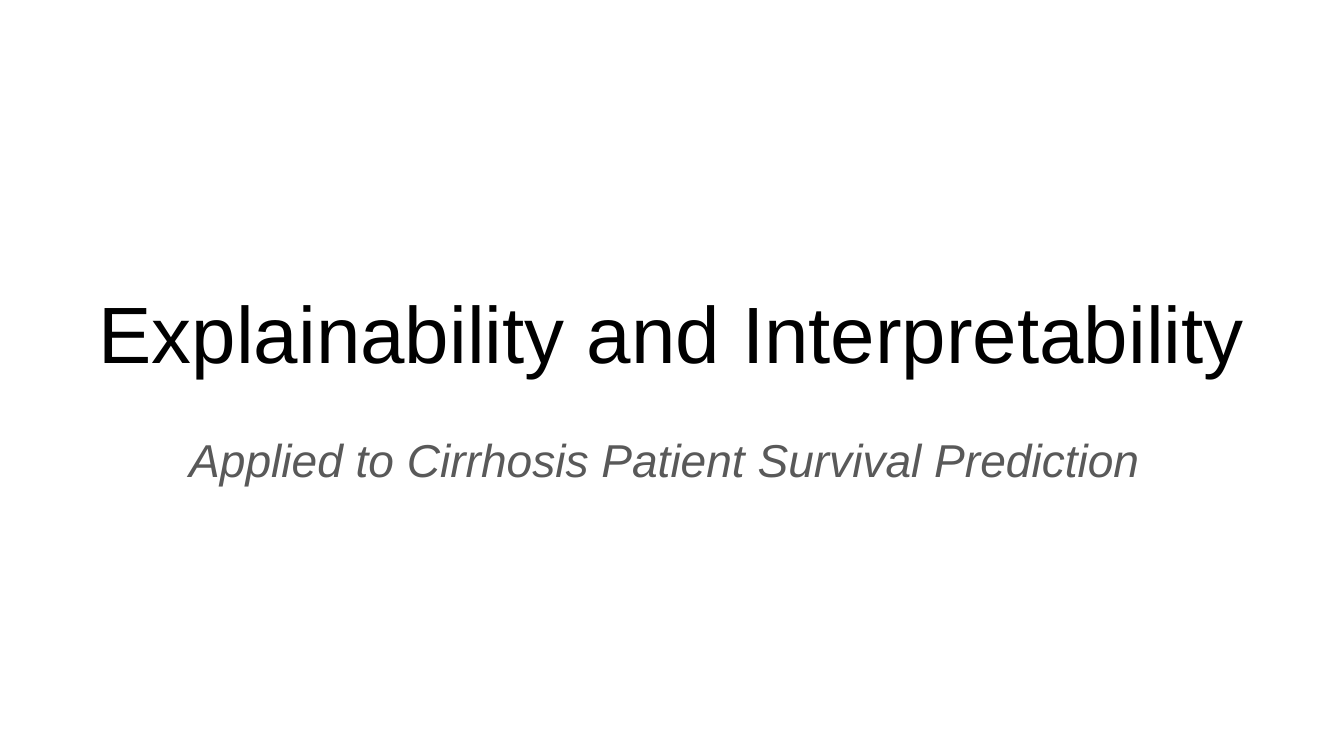
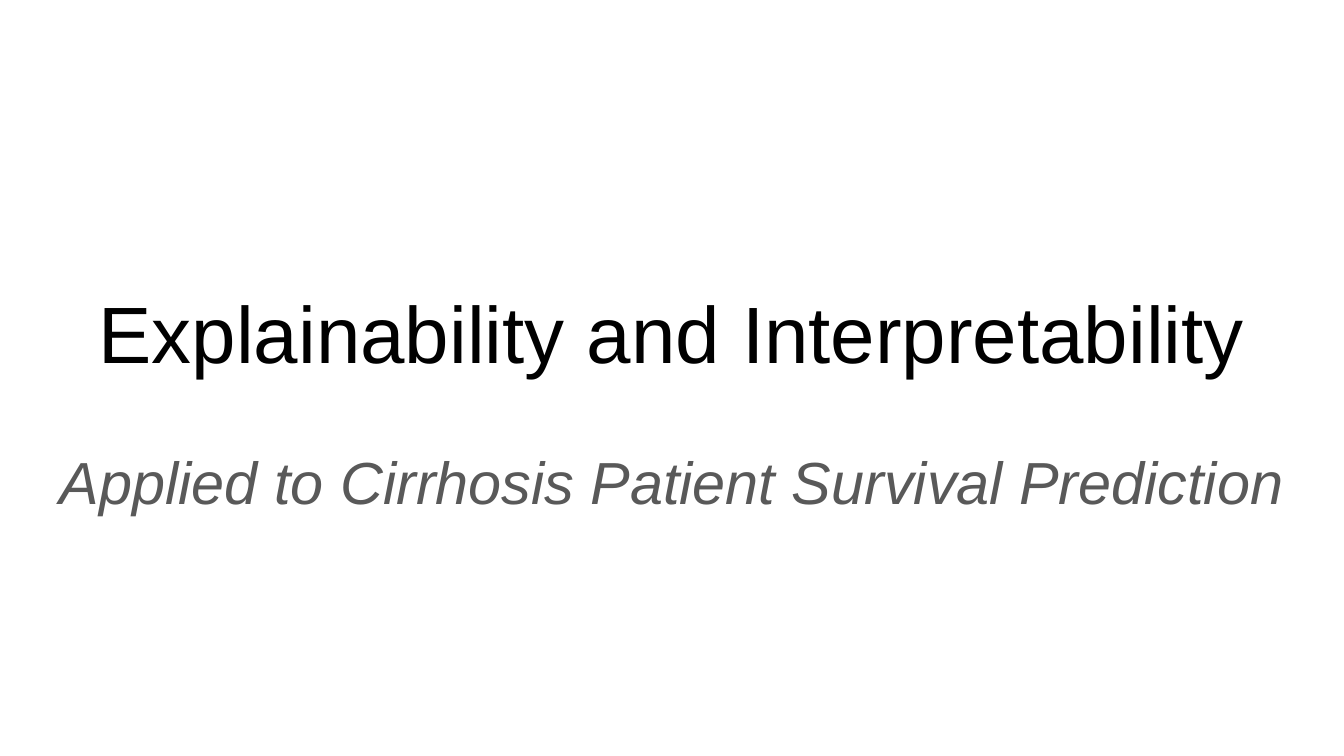
Before and after one commit to Bernardo1205/Advance-ML, a slide deck: slide 1 of src/deliverable2/Cirrhosis_Patient_Survival_Prediction_Report.pptx. Drawn at 1344x756 pixels with LibreOffice and Linux fonts; fonts in the diff are those of the drawing. Boxes give left, top, right and bottom in pixels: in the first picture for what was removed or moved away, otherwise in the second. Text is boxed around its words. In the diff, an @@ line names an element or a change of style, - is before the commit and + after.

```diff
--- a/src/deliverable2/Cirrhosis_Patient_Survival_Prediction_Report.pptx
+++ b/src/deliverable2/Cirrhosis_Patient_Survival_Prediction_Report.pptx
@@ subtitle "Applied to Cirrhosis Patient Survival ..." at [60, 461, 1283, 514]: size 24.6 to 31.8 pt; line spacing 0.8 to 1 @@
```
Also in this commit, not shown: 1 other slide changed, 10 slides added, 12 other files.
